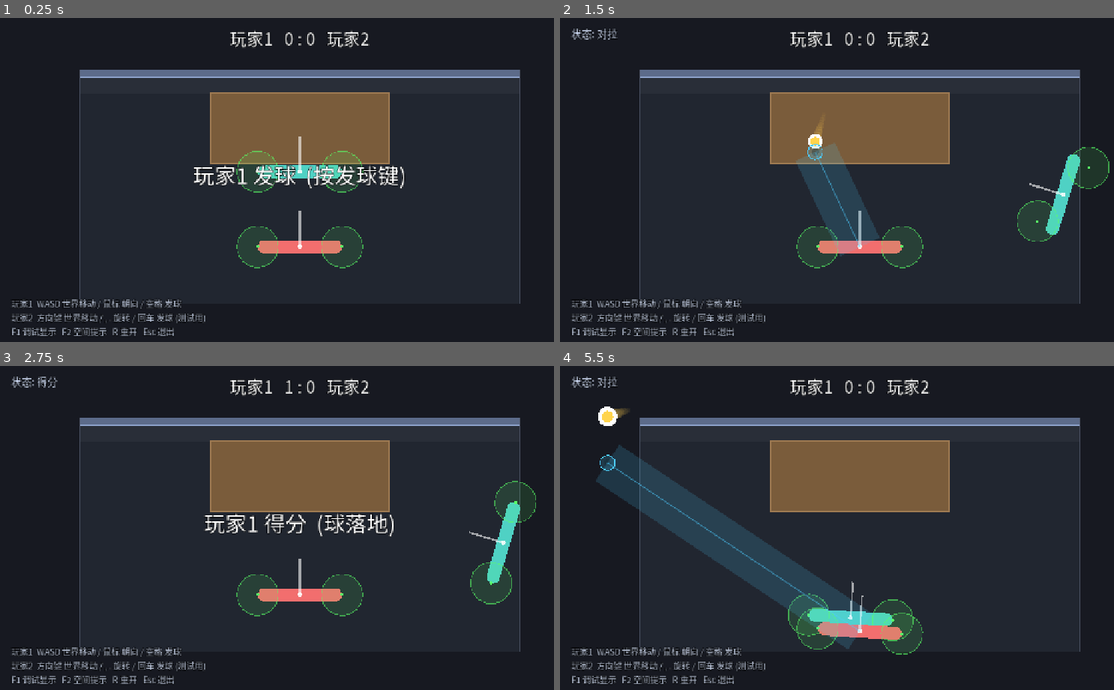
Above: before the commit, frames 1-4 (two rows, left to right).
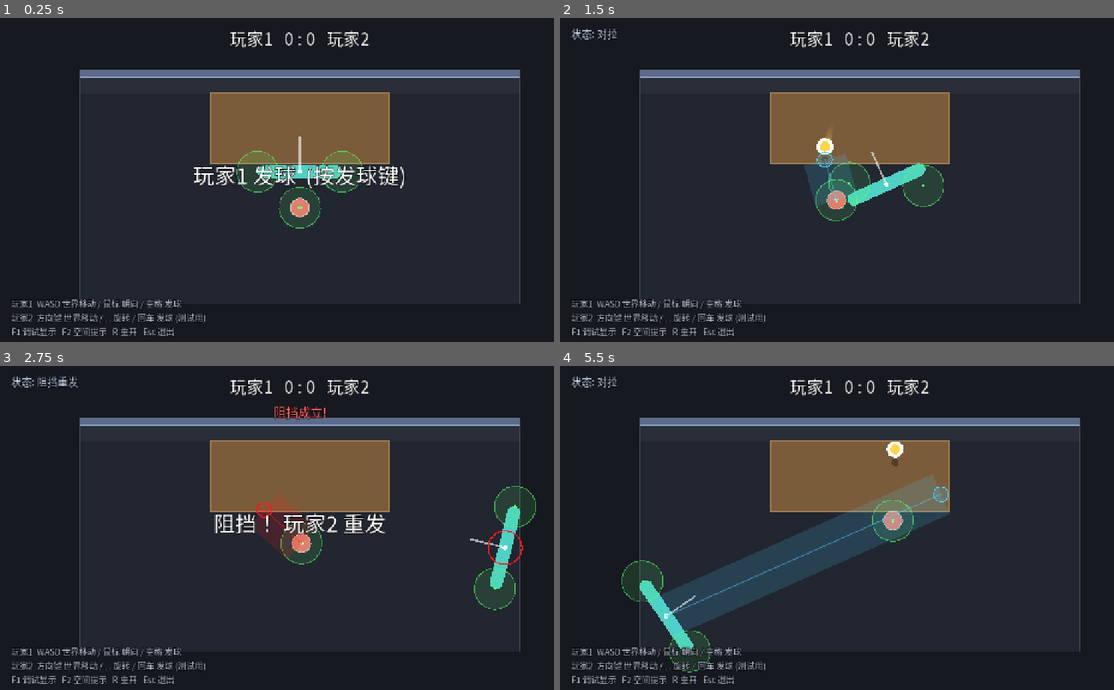
Above: after the commit, the same moments.

Repository: shuperidou/BMA-Arena
Game: Godot game, scene res://scenes/Main.tscn
Two runs of this game, one before a commit and one after it. Both use one fixed random seed, a clock stepped at 60 frames per second and the inputs below.
Inputs (mouse positions are in pixels of both pictures, inside the frame that each line leads up to):
- Up to frame 1 (0.25 s): no input
- Up to frame 2 (1.5 s): tap Enter at 0.5, 0.6 s; move the mouse to (992, 170) at 0.52 s; hold D 0.53-1.25 s; click (992, 170) at 0.67 s; tap Space at 0.77 s; drag from (737, 202) to (831, 254) at 1.27 s
- Up to frame 3 (2.75 s): move the mouse to (360, 459) at 2.02 s; hold D from 2.03 s (still down); tap 1 at 2.1 s
- Up to frame 4 (5.5 s): release D at 2.75 s; drag from (831, 602) to (681, 482) at 2.77 s; move the mouse to (1041, 586) at 3.52 s; hold A 3.53-4.25 s; tap R at 3.6 s; tap Space at 3.77 s; drag from (681, 482) to (770, 450) at 4.27 s; move the mouse to (892, 534) at 5.02 s; hold S from 5.03 s (still down); tap Enter at 5.1 s; click (892, 534) at 5.17 s

The runs differ from the first frame. In frame 1, 2.6% of the frame differs, in the area x 42-66%, y 52-78%; in frame 2, 7.1%; in frame 3, 5.6%; in frame 4, 16%, in the area x 6-71%, y 12-95%.

Commit message:
ai: replace player2 with smart circle AI (chase + always-return shots, varied angle); shared Ball.predict_catchable; block hint shows red pre-confirm and persists during replay

Diff:
--- a/scripts/ball/ball.gd
+++ b/scripts/ball/ball.gd
@@ -166,6 +166,56 @@
 
 func _over_table() -> bool:
 	return GameConfig.table_rect().has_point(position)
+
+## 预测"可接住点"：球撞墙后落桌、且高度在可击范围内的第一个位置与时间。
+## 返回 {point: Vector2, time: float, found: bool}；found=false 时 time=-1。
+func predict_catchable(horizon: float = 2.0) -> Dictionary:
+	if state != GameTypes.BallState.LIVE:
+		return {"point": global_position, "time": -1.0, "found": false}
+	if returnable and _over_table() and z >= GameConfig.hit_height_min and z <= GameConfig.hit_height_max:
+		return {"point": global_position, "time": 0.0, "found": true}
+	var p: Vector2 = position
+	var v: Vector2 = vel
+	var zz: float = z
+	var vzz: float = vz
+	var wall: bool = wall_since_hit
+	var bounced_after_wall: bool = false
+	var t: float = 0.0
+	var dt: float = 0.016
+	var wall_y: float = GameConfig.wall_inner_y()
+	var tr := GameConfig.table_rect()
+	var g: float = GameConfig.ball_gravity
+	while t < horizon:
+		p += v * dt
+		v = v.lerp(Vector2.ZERO, clampf(GameConfig.ball_air_drag * dt, 0.0, 1.0))
+		var prev_zz: float = zz
+		zz += vzz * dt
+		vzz -= g * dt
+		if p.y - radius <= wall_y and v.y < 0.0 and zz <= GameConfig.wall_max_height:
+			p.y = wall_y + radius
+			v.y = -v.y * GameConfig.ball_wall_rest
+			wall = true
+			bounced_after_wall = false
+			var vy_ret: float = v.y
+			if vy_ret > 1.0:
+				var target_y: float = tr.position.y + tr.size.y * GameConfig.wall_return_depth_frac
+				var dy: float = target_y - p.y
+				if dy > 1.0:
+					var tt: float = dy / vy_ret
+					var zw: float = maxf(zz, GameConfig.table_z + 5.0)
+					vzz = (GameConfig.table_z - zw + 0.5 * g * tt * tt) / tt
+		if vzz <= 0.0 and prev_zz > GameConfig.table_z and zz <= GameConfig.table_z and tr.has_point(p):
+			zz = GameConfig.table_z
+			vzz = -vzz * GameConfig.table_bounce_factor
+			if wall:
+				bounced_after_wall = true
+		if wall and bounced_after_wall and tr.has_point(p) \
+				and zz >= GameConfig.hit_height_min and zz <= GameConfig.hit_height_max:
+			return {"point": p, "time": t, "found": true}
+		if zz <= GameConfig.ground_z:
+			break
+		t += dt
+	return {"point": global_position, "time": -1.0, "found": false}
 
 func _die(reason: int) -> void:
 	if state == GameTypes.BallState.DEAD:
--- a/scripts/core/main.gd
+++ b/scripts/core/main.gd
@@ -28,19 +28,20 @@
 	ball.name = "Ball"
 	add_child(ball)
 
-	for i in 2:
-		var p := PlayerController.new()
-		p.name = "Player%d" % (i + 1)
-		var scheme: InputScheme
-		if i == 0:
-			scheme = InputScheme.new(GameConfig.p1_move, GameConfig.p1_serve, GameConfig.p1_aim_mode)
-		else:
-			scheme = InputScheme.new(GameConfig.p2_move, GameConfig.p2_serve, GameConfig.p2_aim_mode,
-				GameConfig.p2_rot_ccw, GameConfig.p2_rot_cw)
-		p.setup(i + 1, scheme)
-		p.global_position = Vector2(-300.0, 140.0) if i == 0 else Vector2(300.0, 140.0)
-		add_child(p)
-		players.append(p)
+	# 玩家1: 鼠标控制的纺锤; 玩家2: 圆形 AI
+	var human := PlayerController.new()
+	human.name = "Player1"
+	human.setup(1, InputScheme.new(GameConfig.p1_move, GameConfig.p1_serve, GameConfig.p1_aim_mode))
+	human.global_position = Vector2(-300.0, 140.0)
+	add_child(human)
+	players.append(human)
+
+	var ai := AiPlayer.new()
+	ai.name = "Player2"
+	ai.setup(2, null)
+	ai.global_position = Vector2(300.0, 140.0)
+	add_child(ai)
+	players.append(ai)
 
 	block_system = BlockSystem.new()
 	block_system.name = "BlockSystem"
--- a/scripts/match/block_system.gd
+++ b/scripts/match/block_system.gd
@@ -32,10 +32,12 @@
 		intercept_point = ball.global_position if ball != null else Vector2.ZERO
 		return
 
-	# 1) 预测可接住点
-	var pred: Dictionary = predict_catchable(ball)
+	# 1) 预测可接住点 (由 Ball 提供)
+	var pred: Dictionary = ball.predict_catchable()
 	intercept_point = pred.point
 	intercept_time = pred.time
+	if not pred.found:
+		intercept_point = _closest_approach(ball, receiver)
 
 	var to_r: Vector2 = intercept_point - receiver.global_position
 	var dist: float = to_r.length()
@@ -61,72 +63,7 @@
 		state = GameTypes.Interference.POSSIBLE
 
 # ------------------------------------------------------------
-#  球的可接住点预测
-# ------------------------------------------------------------
-## 前向模拟球 (与 Ball 相同的 xy/z 物理)，返回球"撞墙后落桌、且高度可击"的第一个位置与时间。
-## 找不到则返回最接近接球者的点 (time=-1, 表示不确定)。
-func predict_catchable(b: Ball) -> Dictionary:
-	if b.state != GameTypes.BallState.LIVE:
-		return {"point": b.global_position, "time": -1.0}
-	if _is_catchable(b.returnable, b.global_position, b.z):
-		return {"point": b.global_position, "time": 0.0}
-
-	var radius: float = GameConfig.ball_radius
-	var wall_y: float = GameConfig.wall_inner_y()
-	var tr := GameConfig.table_rect()
-	var g: float = GameConfig.ball_gravity
-	var pos: Vector2 = b.global_position
-	var vel: Vector2 = b.vel
-	var z: float = b.z
-	var vz: float = b.vz
-	var wall: bool = b.wall_since_hit
-	var bounced_after_wall: bool = false
-	var t: float = 0.0
-	var dt: float = 0.016
-	while t < 2.0:
-		pos += vel * dt
-		vel = vel.lerp(Vector2.ZERO, clampf(GameConfig.ball_air_drag * dt, 0.0, 1.0))
-		var prev_z: float = z
-		z += vz * dt
-		vz -= g * dt
-
-		if pos.y - radius <= wall_y and vel.y < 0.0 and z <= GameConfig.wall_max_height:
-			pos.y = wall_y + radius
-			vel.y = -vel.y * GameConfig.ball_wall_rest
-			wall = true
-			bounced_after_wall = false
-			# 与 Ball 相同的"墙弹后回桌"竖直速度修正
-			var vy_ret: float = vel.y
-			if vy_ret > 1.0:
-				var target_y: float = tr.position.y + tr.size.y * GameConfig.wall_return_depth_frac
-				var dy: float = target_y - pos.y
-				if dy > 1.0:
-					var tt: float = dy / vy_ret
-					var zw: float = maxf(z, GameConfig.table_z + 5.0)
-					vz = (GameConfig.table_z - zw + 0.5 * g * tt * tt) / tt
-
-		if vz <= 0.0 and prev_z > GameConfig.table_z and z <= GameConfig.table_z and tr.has_point(pos):
-			z = GameConfig.table_z
-			vz = -vz * GameConfig.table_bounce_factor
-			if wall:
-				bounced_after_wall = true
-
-		if _is_catchable(wall and bounced_after_wall, pos, z):
-			return {"point": pos, "time": t}
-		if z <= GameConfig.ground_z:
-			break
-		t += dt
-
-	return {"point": _closest_approach(b, receiver), "time": -1.0}
-
-func _is_catchable(returnable: bool, pos: Vector2, z: float) -> bool:
-	if not returnable:
-		return false
-	if not GameConfig.table_rect().has_point(pos):
-		return false
-	return z >= GameConfig.hit_height_min and z <= GameConfig.hit_height_max
-
-## 球将来最接近接球者的位置 (预测不确定时的兜底)。
+#  球将来最接近接球者的位置 (预测不确定时的兜底)。
 func _closest_approach(b: Ball, a: PlayerController) -> Vector2:
 	var v: Vector2 = b.vel
 	if v.length_squared() < 1.0:
--- a/scripts/match/match.gd
+++ b/scripts/match/match.gd
@@ -113,11 +113,11 @@
 		_serve_latch = pressed
 
 func _do_serve(server: PlayerController) -> void:
-	# 从发球方所在位置、沿其朝向发出 (前方 = 局部 +x)
-	var facing: Vector2 = Vector2.RIGHT.rotated(server.rotation)
+	# 从发球方所在位置发出；默认沿朝向，AI 走智能发球
 	ball.global_position = server.global_position
 	ball.z = GameConfig.table_z
-	ball.launch_velocity(facing * GameConfig.ball_hit_speed, GameConfig.ball_hit_vz)
+	var info: Dictionary = server.compute_serve(ball)
+	ball.launch_velocity(info.velocity, info.vz)
 	ball.last_hitter = server
 	last_hitter = server
 	expected_receiver = _other(server)
@@ -153,7 +153,7 @@
 	_apply_hit(player, hit_point)
 
 func _apply_hit(player: PlayerController, hit_point: HitPoint) -> void:
-	var info: Dictionary = HitSystem.compute(player, hit_point, ball)
+	var info: Dictionary = player.compute_hit(hit_point, ball)
 	ball.launch_velocity(info.velocity, info.vz)
 	ball.z = maxf(ball.z, GameConfig.table_z)
 	ball.register_hit(info)
@@ -217,6 +217,9 @@
 #  阻挡
 # ------------------------------------------------------------
 func _update_block() -> void:
+	# 阻挡重发停顿期间保留上一步的 CONFIRMED 状态，让 Debug 能持续显示红色
+	if state == GameTypes.MatchState.INTERFERENCE:
+		return
 	if solo_mode or state != GameTypes.MatchState.RALLY or expected_receiver == null:
 		block_system.active = false
 		_set_block_state(GameTypes.Interference.NONE)
@@ -241,7 +244,7 @@
 func _begin_interference() -> void:
 	state = GameTypes.MatchState.INTERFERENCE
 	_timer = GameConfig.interference_pause
-	block_system.active = false
+	# 故意不关 active：让 CONFIRMED(红) 在重发停顿期间一直可见
 	ball.state = GameTypes.BallState.INACTIVE
 	var victim: PlayerController = expected_receiver
 	server_index = victim.player_index  # 被阻挡方重发
--- /dev/null
+++ b/scripts/player/ai_player.gd
@@ -0,0 +1,89 @@
+class_name AiPlayer
+extends PlayerController
+## 圆形 AI 角色 (替代原来的纺锤玩家2)。
+##
+## - 只有一个圆形碰撞体 + 中心一个击球判定区 (不用两端判定点)
+## - 自主跑向"球的可接住点"
+## - 击球完全智能：只要没被阻挡，就一定把球打回桌面 (角度随机变化)
+
+var ai_radius: float = 20.0
+var ai_hit_radius: float = 72.0
+var _home: Vector2 = Vector2(0.0, 40.0)
+
+func _ready() -> void:
+	gravity_scale = 0.0
+	mass = GameConfig.player_mass
+	collision_layer = 1
+	collision_mask = 3
+	contact_monitor = true
+	max_contacts_reported = 8
+	linear_damp = 0.0
+	angular_damp = GameConfig.player_angular_damp
+
+	var cs := CollisionShape2D.new()
+	cs.name = "CollisionShape2D"
+	var circ := CircleShape2D.new()
+	circ.radius = ai_radius
+	cs.shape = circ
+	add_child(cs)
+
+	var hp := HitPoint.new()
+	hp.name = "HitPoint"
+	hp.reach = ai_hit_radius
+	hp.position = Vector2.ZERO
+	add_child(hp)
+	hit_points = [hp]
+
+	queue_redraw()
+
+# ------------------------------------------------------------
+#  自主移动
+# ------------------------------------------------------------
+func _desired_move_dir(state: PhysicsDirectBodyState2D) -> Vector2:
+	var target: Vector2 = _target_point()
+	var d: Vector2 = target - state.transform.origin
+	return d.normalized() if d.length() > 6.0 else Vector2.ZERO
+
+func _target_point() -> Vector2:
+	if ball == null or ball.state != GameTypes.BallState.LIVE:
+		return _home
+	var pred: Dictionary = ball.predict_catchable()
+	if pred.found:
+		return pred.point
+	return ball.global_position
+
+# ------------------------------------------------------------
+#  智能击球 / 发球 (保证落桌, 角度随机变化)
+# ------------------------------------------------------------
+func _smart_shot(from: Vector2) -> Dictionary:
+	var target: Vector2 = _pick_target()
+	var d: Vector2 = target - from
+	var dist: float = maxf(d.length(), 1.0)
+	var dir: Vector2 = d / dist
+	var vz: float = GameConfig.ball_hit_vz
+	var speed: float = clampf(dist * GameConfig.ball_gravity / (2.0 * vz), 150.0, GameConfig.hit_speed_max)
+	return {
+		"velocity": dir * speed, "vz": vz, "strength": 1.0,
+		"ball_speed": speed, "raw_speed": speed, "zone_speed": 0.0,
+		"zone_world": from, "zone_vel": Vector2.ZERO,
+		"raw_dir": dir, "assisted_dir": dir, "assist_angle": 0.0, "assist_speed_delta": 0.0,
+	}
+
+func compute_hit(_hit_point: HitPoint, b: Ball) -> Dictionary:
+	return _smart_shot(b.global_position)
+
+func compute_serve(b: Ball) -> Dictionary:
+	return _smart_shot(b.global_position)
+
+## 在桌面"好区"的靠墙半区随机取一个落点 -> 角度变化但一定先落桌。
+func _pick_target() -> Vector2:
+	var tr := GameConfig.table_rect()
+	var m: float = maxf(GameConfig.assist_good_margin, 20.0)
+	var x: float = randf_range(tr.position.x + m, tr.end.x - m)
+	var y: float = randf_range(tr.position.y + m, tr.position.y + tr.size.y * 0.5)
+	return Vector2(x, y)
+
+func _draw() -> void:
+	draw_circle(Vector2.ZERO, ai_radius, _body_color)
+	draw_arc(Vector2.ZERO, ai_radius, 0.0, TAU, 32, Color(1, 1, 1, 0.5), 2.0)
+	draw_circle(Vector2.ZERO, 4.0, Color(1, 1, 1, 0.85))
--- a/scripts/player/player_controller.gd
+++ b/scripts/player/player_controller.gd
@@ -60,7 +60,7 @@
 func _integrate_forces(state: PhysicsDirectBodyState2D) -> void:
 	var step: float = state.step
 	# --- 平移：世界坐标。WASD 永远对应世界方向，与 rotation 无关 ---
-	var dir: Vector2 = input_scheme.move_vector() if input_scheme != null else Vector2.ZERO
+	var dir: Vector2 = _desired_move_dir(state)
 	var target_v: Vector2 = dir * GameConfig.move_speed
 	var dv: Vector2 = target_v - state.linear_velocity
 	state.linear_velocity += dv.limit_length(GameConfig.move_accel * step)
@@ -135,6 +135,25 @@
 	hit_points[0].position = Vector2(0.0, -l) + hit_zone_offset_local  # 前端 A
 	hit_points[1].position = Vector2(0.0, l) - hit_zone_offset_local   # 后端 B
 
+## 期望的世界移动方向 (默认来自输入；AI 覆写)。
+func _desired_move_dir(_state: PhysicsDirectBodyState2D) -> Vector2:
+	return input_scheme.move_vector() if input_scheme != null else Vector2.ZERO
+
+## 击球计算 (默认走 HitSystem；AI 覆写)。
+func compute_hit(hit_point: HitPoint, b: Ball) -> Dictionary:
+	return HitSystem.compute(self, hit_point, b)
+
+## 发球计算 (默认沿朝向；AI 覆写)。
+func compute_serve(b: Ball) -> Dictionary:
+	var facing: Vector2 = Vector2.RIGHT.rotated(rotation)
+	var speed: float = GameConfig.ball_hit_speed
+	return {
+		"velocity": facing * speed, "vz": GameConfig.ball_hit_vz, "strength": 1.0,
+		"ball_speed": speed, "raw_speed": speed, "zone_speed": 0.0,
+		"zone_world": b.global_position, "zone_vel": Vector2.ZERO,
+		"raw_dir": facing, "assisted_dir": facing, "assist_angle": 0.0, "assist_speed_delta": 0.0,
+	}
+
 func reset_to(pos: Vector2, rot: float) -> void:
 	linear_velocity = Vector2.ZERO
 	angular_velocity = 0.0
--- a/scripts/tools/control_test.gd
+++ b/scripts/tools/control_test.gd
@@ -16,6 +16,12 @@
 	p1 = main_node.players[0]
 	p2 = main_node.players[1]
 	p2.input_scheme = null
+	# 关掉玩家2(AI)，避免它跑动干扰玩家1的测试
+	p2.freeze = true
+	p2.set_physics_process(false)
+	p2.global_position = Vector2(430.0, 250.0)
+	p2.collision_layer = 0
+	p2.collision_mask = 0
 	GameConfig.base_face_enabled = false  # 先关回正，便于隔离测试坐标/移动
 	await _run()
 	print("CONTROL TEST failures=", failures)
--- a/scripts/tools/hit_test.gd
+++ b/scripts/tools/hit_test.gd
@@ -149,3 +149,21 @@
 	_check("T8 2nd bounce -> DOUBLE_BOUNCE",
 		ball.state == GameTypes.BallState.DEAD and _last_death == GameTypes.DeathReason.DOUBLE_BOUNCE,
 		"state=%d reason=%d" % [ball.state, _last_death])
+
+	# T9: AI 智能击球 —— 一定落桌, 且角度有变化
+	var ai: AiPlayer = main_node.players[1]
+	var all_land := true
+	var angle0: float = 999.0
+	var varied := false
+	for i in 16:
+		ball.global_position = Vector2(randf_range(-120.0, 120.0), randf_range(-60.0, -20.0))
+		var oa: Dictionary = ai.compute_hit(ai.hit_points[0], ball)
+		var d: Vector2 = oa.velocity.normalized()
+		if not _lands_on_table(ball.global_position, d, oa.ball_speed, oa.vz):
+			all_land = false
+		if i == 0:
+			angle0 = d.angle()
+		elif absf(wrapf(d.angle() - angle0, -PI, PI)) > 0.001:
+			varied = true
+	_check("T9 AI shot always lands on table", all_land, "samples=16")
+	_check("T9 AI varies hit angle", varied, "angle0=%.2f" % angle0)
--- a/scripts/tools/rally_test.gd
+++ b/scripts/tools/rally_test.gd
@@ -22,6 +22,12 @@
 	for p in players:
 		p.input_scheme = null
 		p.ball = null  # 禁用自动触及，避免与手动 _apply_hit 重复
+	# 玩家2 (AI) 关掉，避免跑动/碰撞干扰对拉验证
+	players[1].freeze = true
+	players[1].set_physics_process(false)
+	players[1].collision_layer = 0
+	players[1].collision_mask = 0
+	players[1].global_position = Vector2(430.0, 250.0)
 
 	ball.table_bounced.connect(func(i: int) -> void:
 		events.append("TABLE%d y=%.0f z=%.0f" % [i, ball.global_position.y, ball.z]))
--- a/scripts/ui/debug_layer.gd
+++ b/scripts/ui/debug_layer.gd
@@ -25,12 +25,13 @@
 		return
 	var a: Vector2 = bs.receiver.global_position
 	var p: Vector2 = bs.intercept_point
+	# 安全=蓝; 即将阻挡(POSSIBLE)=红; 阻挡成立(CONFIRMED)=亮红
 	var col := Color(0.3, 0.8, 1.0)
 	match bs.state:
 		GameTypes.Interference.CONFIRMED:
-			col = Color(1.0, 0.3, 0.3)
+			col = Color(1.0, 0.1, 0.1)
 		GameTypes.Interference.POSSIBLE:
-			col = Color(1.0, 0.85, 0.3)
+			col = Color(1.0, 0.35, 0.2)
 	# 危险走廊 (接球者 -> 预计接球点)
 	draw_line(a, p, Color(col, 0.16), GameConfig.block_corridor_width * 2.0, true)
 	draw_line(a, p, Color(col, 0.5), 2.0, true)
Not shown, added: scripts/player/ai_player.gd.uid
